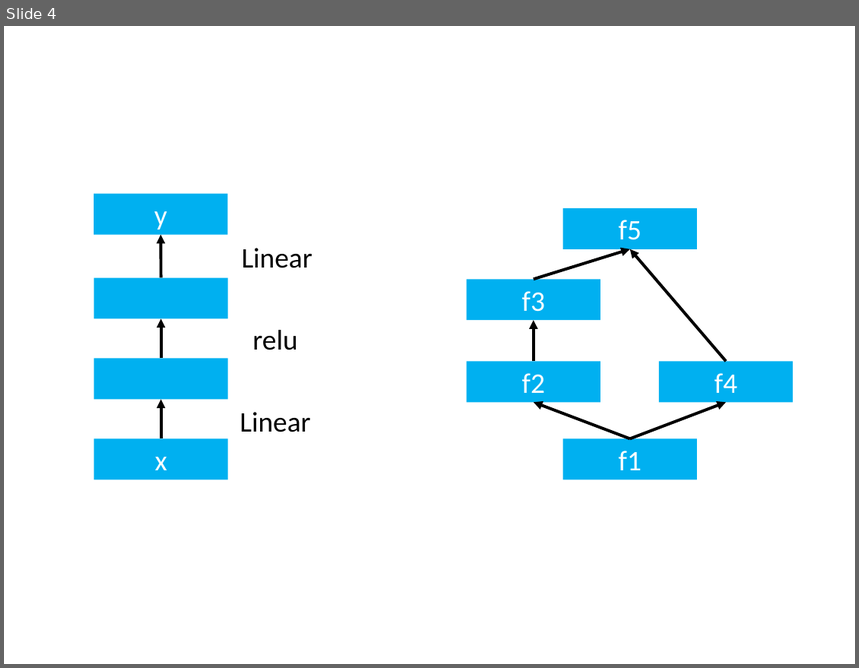
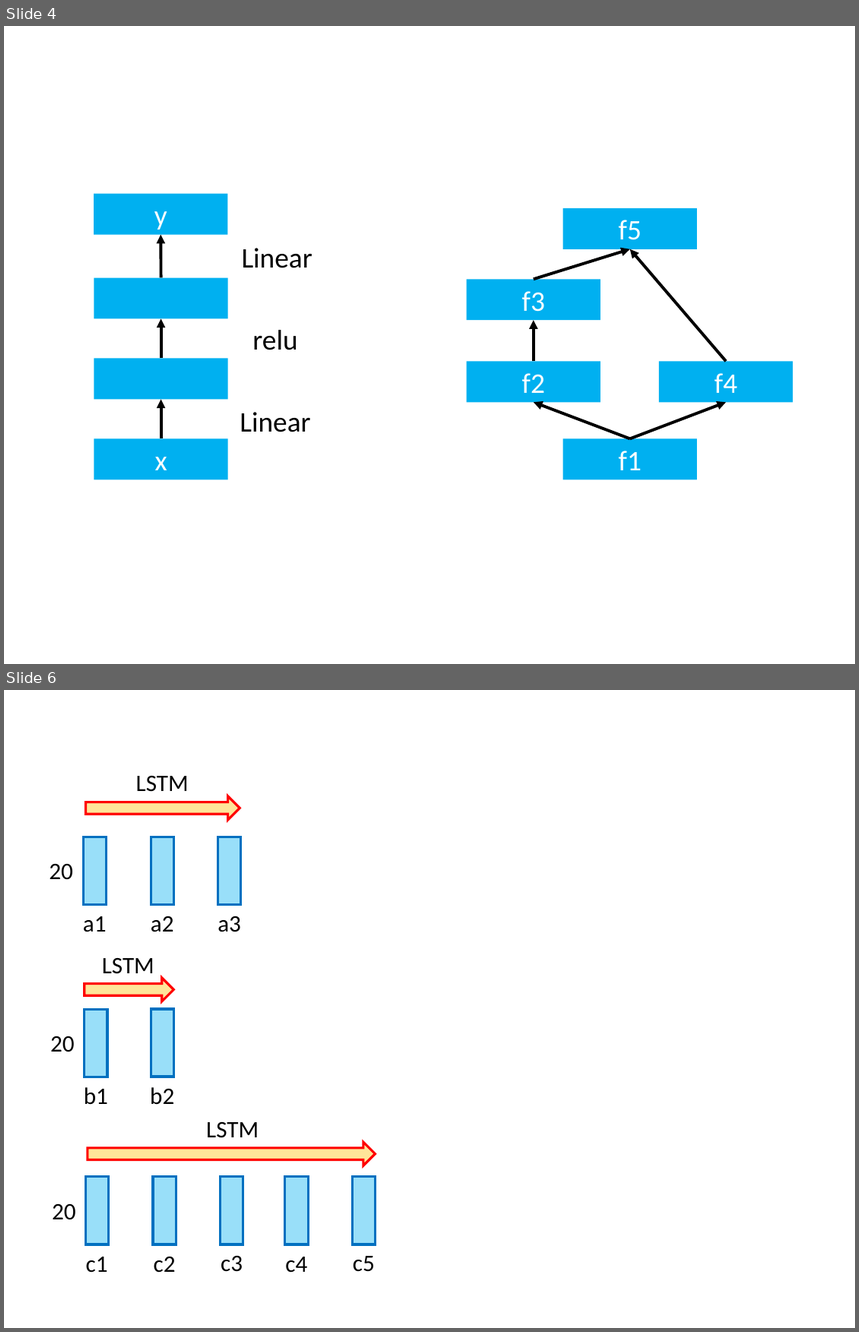
Before and after one commit to hshindo/Merlin.jl, a slide deck: docs/src/assets/figures.pptx. Shown one above the other, each under a label of ours: slide 4 before the commit, slides 4 and 6 after it; the slides between them are not shown. The pictures are 859x668 and 859x1332 pixels, drawn with LibreOffice and Linux fonts; fonts in the diff are those of the drawing. Boxes give left, top, right and bottom in pixels: in the first picture for what was removed or moved away, otherwise in the second. Text is boxed around its words. In the diff, an @@ line names an element or a change of style, - is before the commit and + after.

```diff
--- a/docs/src/assets/figures.pptx
+++ b/docs/src/assets/figures.pptx
@@ slide 6 added at [4, 690, 855, 1328], background #FFFFFF @@
@@ text added at [136, 775, 189, 792], 20 pt, text #000000 @@
+LSTM
@@ right arrow added at [86, 796, 240, 820], fill #FFC000 at 40% opacity, outline #FF0000 2 pt @@
@@ rectangle added at [83, 837, 106, 905], fill #00B0F0 at 40% opacity, outline #0070C0 2 pt @@
@@ rectangle added at [151, 837, 173, 905], fill #00B0F0 at 40% opacity, outline #0070C0 2 pt @@
@@ rectangle added at [218, 837, 240, 905], fill #00B0F0 at 40% opacity, outline #0070C0 2 pt @@
@@ text added at [49, 863, 73, 880], 20 pt, text #000000 @@
+20
@@ text added at [83, 916, 107, 932], 20 pt, text #000000 @@
+a1
@@ text added at [151, 916, 174, 932], 20 pt, text #000000 @@
+a2
@@ text added at [218, 916, 241, 932], 20 pt, text #000000 @@
+a3
@@ text added at [102, 958, 154, 974], 20 pt, text #000000 @@
+LSTM
@@ right arrow added at [84, 978, 173, 1002], fill #FFC000 at 40% opacity, outline #FF0000 2 pt @@
@@ rectangle added at [84, 1009, 107, 1078], fill #00B0F0 at 40% opacity, outline #0070C0 2 pt @@
@@ rectangle added at [151, 1009, 173, 1078], fill #00B0F0 at 40% opacity, outline #0070C0 2 pt @@
@@ text added at [50, 1037, 75, 1053], 20 pt, text #000000 @@
+20
@@ text added at [84, 1087, 108, 1105], 20 pt, text #000000 @@
+b1
@@ text added at [150, 1087, 174, 1105], 20 pt, text #000000 @@
+b2
@@ text added at [206, 1122, 259, 1138], 20 pt, text #000000 @@
+LSTM
@@ right arrow added at [88, 1142, 375, 1166], fill #FFC000 at 40% opacity, outline #FF0000 2 pt @@
@@ rectangle added at [86, 1177, 109, 1245], fill #00B0F0 at 40% opacity, outline #0070C0 2 pt @@
@@ rectangle added at [153, 1177, 176, 1245], fill #00B0F0 at 40% opacity, outline #0070C0 2 pt @@
@@ rectangle added at [220, 1177, 243, 1245], fill #00B0F0 at 40% opacity, outline #0070C0 2 pt @@
@@ rectangle added at [285, 1177, 308, 1245], fill #00B0F0 at 40% opacity, outline #0070C0 2 pt @@
@@ rectangle added at [352, 1177, 375, 1245], fill #00B0F0 at 40% opacity, outline #0070C0 2 pt @@
@@ text added at [52, 1205, 76, 1220], 20 pt, text #000000 @@
+20
@@ text added at [86, 1257, 108, 1273], 20 pt, text #000000 @@
+c1
@@ text added at [154, 1257, 176, 1273], 20 pt, text #000000 @@
+c2
@@ text added at [221, 1255, 243, 1272], 20 pt, text #000000 @@
+c3
@@ text added at [285, 1257, 307, 1273], 20 pt, text #000000 @@
+c4
@@ text added at [353, 1256, 375, 1272], 20 pt, text #000000 @@
+c5
```
Also in this commit, not shown: 1 other slide added, 5 other files.
